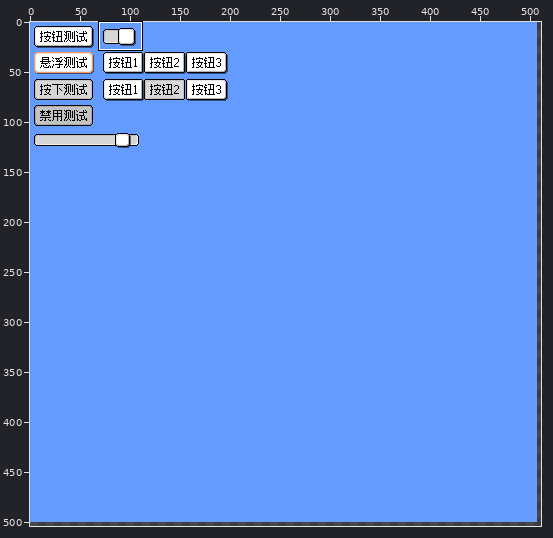
One commit to this pixel-art file: resources/sokitsu/sokitsu_test.aseprite. Above, an overview of the earlier version with the close-up marked.
Close-up. As it was:
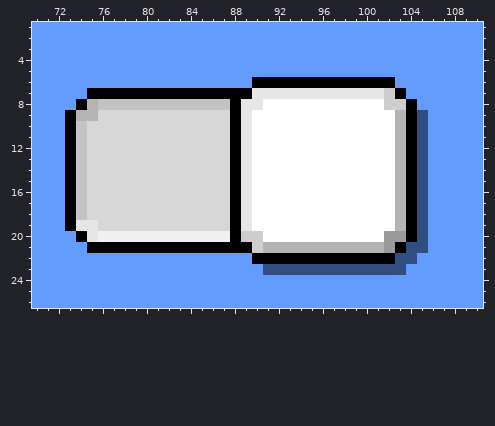
512x512 pixels, 1 frame. Colours within 5 levels of each other are drawn and written as one. Shown: x 70..110, y 1..26. The wide view leaves out empty margins. The commit also changed other parts of the picture, which this record leaves out.
The result:
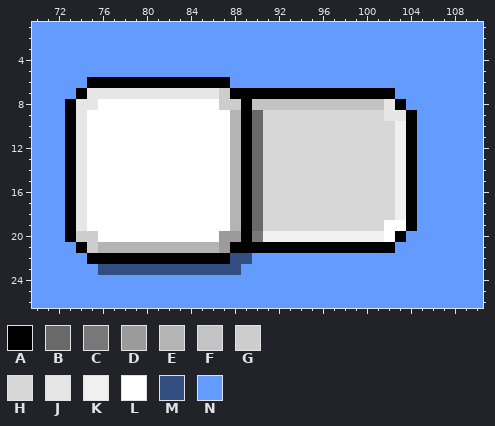
Palette (. is transparent): A #000000  B #696969  C #787878  D #9b9b9b  E #b4b4b4  F #c3c3c3  G #cdcdcd  H #d7d7d7  J #e6e6e6  K #f0f0f0  L #ffffff  M #324e80  N #639bff
Changes in this commit:
Layer "Switch/Thumb":
y 6: x 75..87 NNNNNNNNNNNNN -> AAAAAAAAAAAAA; x 90..102 AAAAAAAAAAAAA -> NNNNNNNNNNNNN
y 7: x 74..87 NAAAAAAAAAAAAA -> AJJJJJJJJJJJJG; x 90..103 JJJJJJJJJJJJGA -> AAAAAAAAAAAAAN
y 8: x 73..104 NAEFFFFFFFFFFFFAJJLLLLLLLLLLLGGA -> AJJLLLLLLLLLLLGGAFFFFFFFFFFFFJAN
y 9: x 74..103 EEHHHHHHHHHHHHAJLLLLLLLLLLLLLE -> JLLLLLLLLLLLLLEABHHHHHHHHHHHJJ; x 105 M -> N
y 10..18: x 74..103 FHHHHHHHHHHHHHAJLLLLLLLLLLLLLE -> JLLLLLLLLLLLLLEABHHHHHHHHHHHHK; x 105 M -> N
y 19: x 75..101 JHHHHHHHHHHHHAJLLLLLLLLLLLL -> LLLLLLLLLLLLLEABHHHHHHHHHHH; x 103 E -> L; x 105 M -> N
y 20: x 73..105 NAJKKKKKKKKKKKKAGGLLLLLLLLLLLDDAM -> AGGLLLLLLLLLLLDDACKKKKKKKKKKKLANN
y 21: x 74..87 NAAAAAAAAAAAAA -> AGEEEEEEEEEEED; x 90..105 GEEEEEEEEEEEDAMM -> AAAAAAAAAAAAANNN
y 22: x 75..104 NNNNNNNNNNNNNNNAAAAAAAAAAAAAMM -> AAAAAAAAAAAAAMMNNNNNNNNNNNNNNN
y 23: x 76..88 NNNNNNNNNNNNN -> MMMMMMMMMMMMM; x 91..103 MMMMMMMMMMMMM -> NNNNNNNNNNNNN
